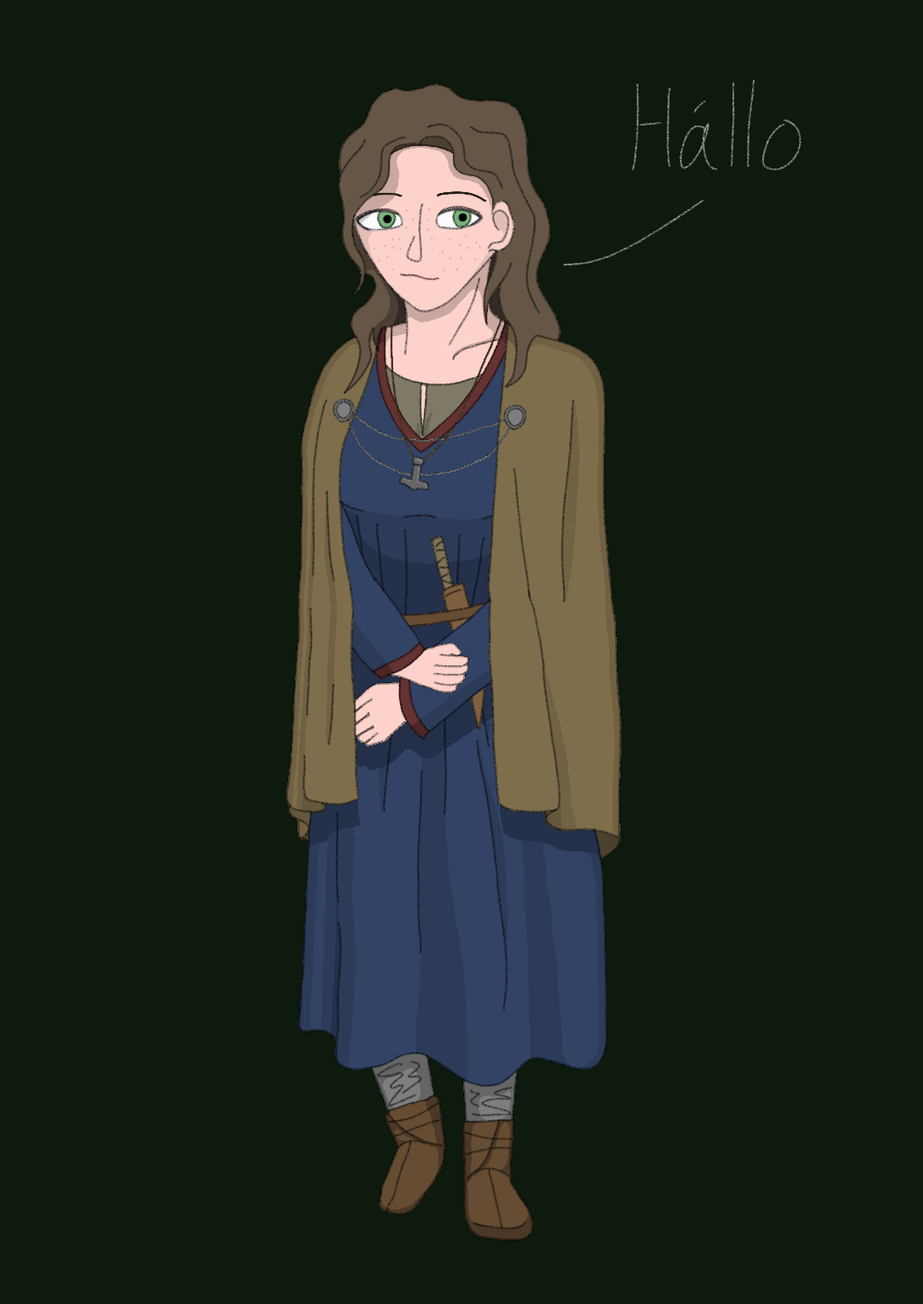
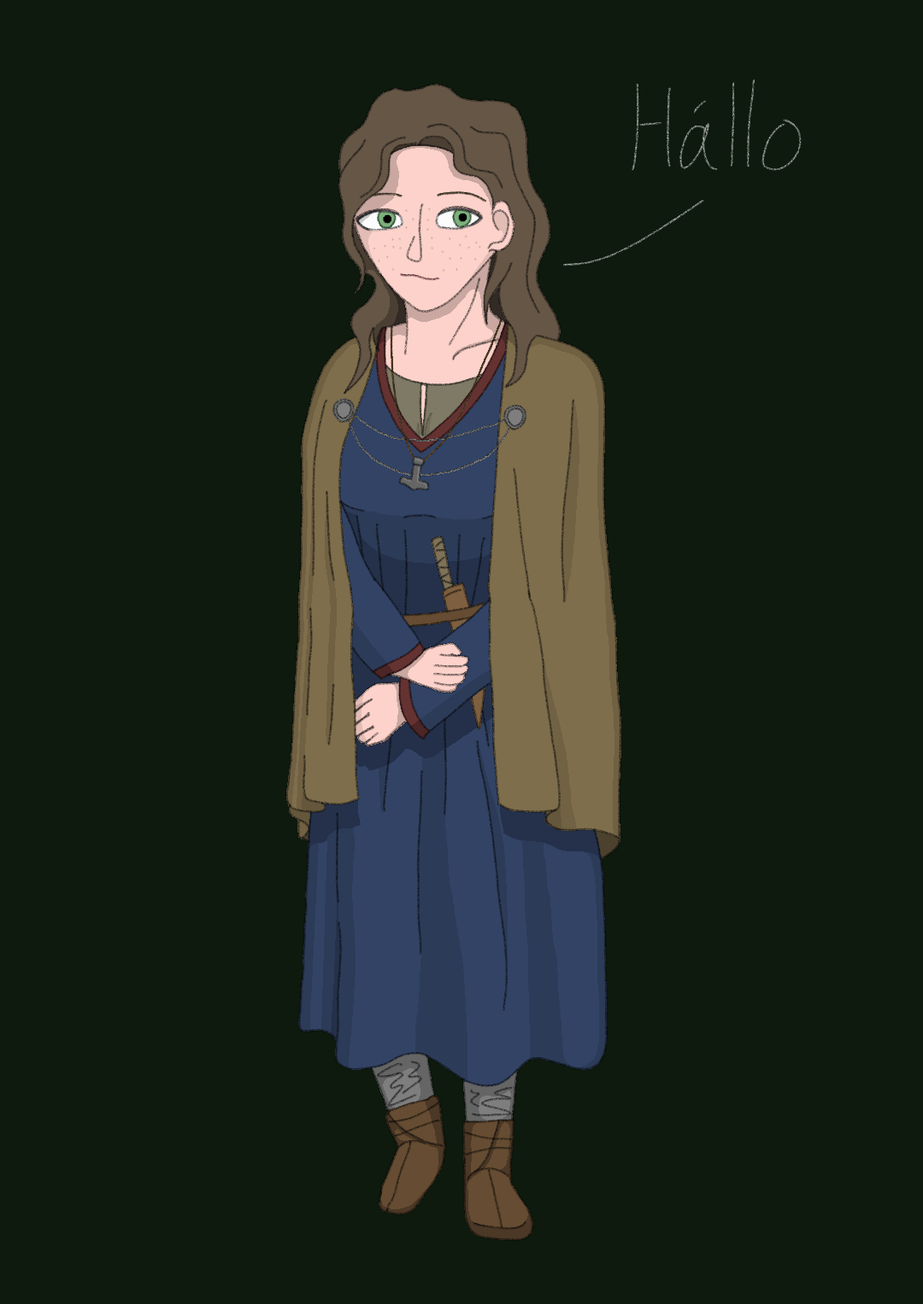
Comparing the layer stacks of the two 923×1304 images. Changes:
painted on "color" over [355, 191, 498, 747]
